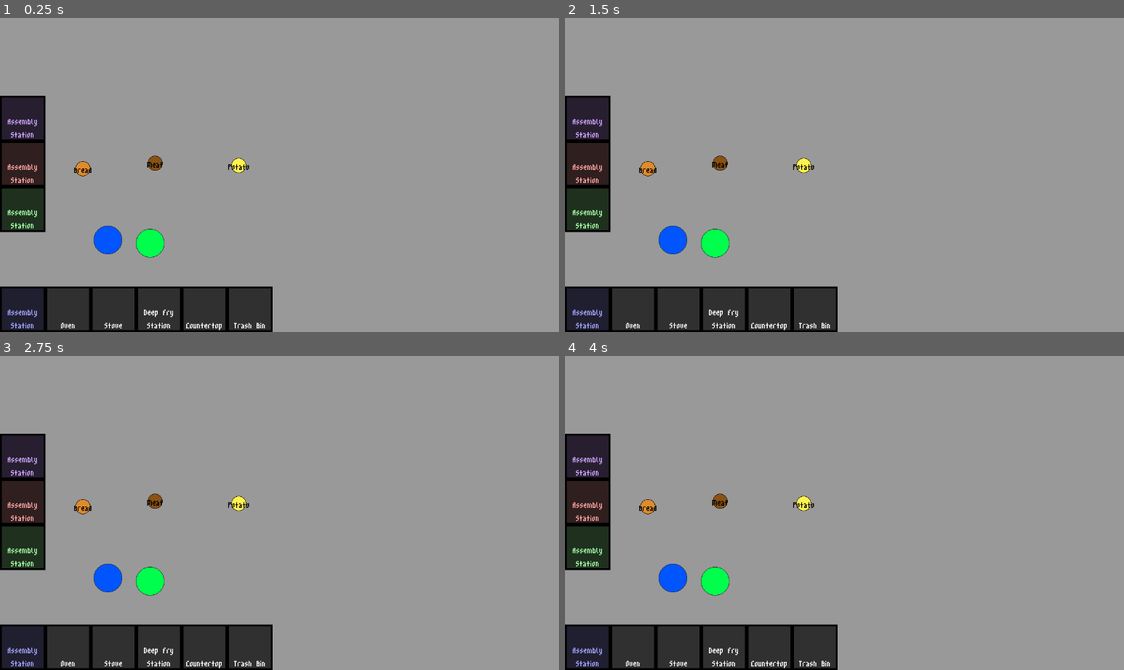
Above: before the commit, frames 1-4 (two rows, left to right).
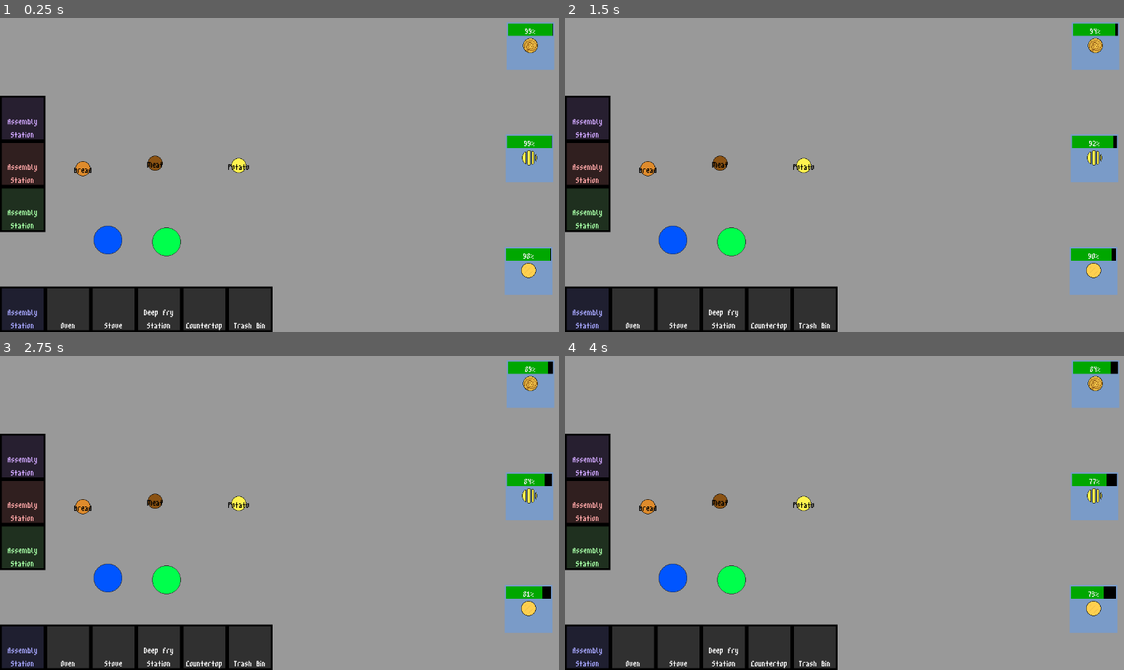
Above: after the commit, the same moments.

Repository: IronStrikerX/COGS-game
Game: Godot game, scene res://Game/game.tscn
Two runs of this game, one before a commit and one after it. Both use one fixed random seed, a clock stepped at 60 frames per second and the inputs below.
Inputs (mouse positions are in pixels of both pictures, inside the frame that each line leads up to):
- Up to frame 1 (0.25 s): no input
- Up to frame 2 (1.5 s): move the mouse to (671, 240) at 0.52 s; tap Enter at 1.25 s; move the mouse to (715, 244) at 1.27 s
- Up to frame 3 (2.75 s): tap Space at 2 s; move the mouse to (346, 434) at 2.02 s
- Up to frame 4 (4 s): tap Enter at 2.75 s; move the mouse to (827, 572) at 2.77 s; tap Space at 3.5 s; move the mouse to (1028, 556) at 3.52 s

The runs differ from the first frame. In frame 1, 4.4% of the frame differs, in the area x 24-100%, y 1-89%; in frame 2, 4.4%; in frame 3, 4.4%; in frame 4, 4.4%.

Commit message:
Customer

Diff:
--- a/CookingSystem/Recipes/Cookable/hamburger.tres
+++ b/CookingSystem/Recipes/Cookable/hamburger.tres
@@ -1,10 +1,10 @@
 [gd_resource type="Resource" script_class="CookingRecipe" load_steps=6 format=3 uid="uid://ddmmobr1h2wum"]
 
 [ext_resource type="Resource" uid="uid://mu1cxr2d4g84" path="res://Food/hamburger.tres" id="1_fjroc"]
-[ext_resource type="Script" uid="uid://ciwpxgba3x5hb" path="res://CookingSystem/CustomResource/FoodResource.gd" id="2_78qx4"]
+[ext_resource type="Script" uid="uid://ciwpxgba3x5hb" path="res://CustomResource/FoodResource.gd" id="2_78qx4"]
 [ext_resource type="Resource" uid="uid://dxgfadj0ylg2" path="res://Food/bread.tres" id="3_wpjxw"]
 [ext_resource type="Resource" uid="uid://ooncxnqobhfd" path="res://Food/cooked_meat.tres" id="4_b0nwq"]
-[ext_resource type="Script" uid="uid://h3ab05hfir7h" path="res://CookingSystem/CustomResource/CookingRecipe.gd" id="5_8q1we"]
+[ext_resource type="Script" uid="uid://h3ab05hfir7h" path="res://CustomResource/CookingRecipe.gd" id="5_8q1we"]
 
 [resource]
 script = ExtResource("5_8q1we")
--- a/CookingSystem/Recipes/Cookable/happy_meal.tres
+++ b/CookingSystem/Recipes/Cookable/happy_meal.tres
@@ -1,8 +1,8 @@
 [gd_resource type="Resource" script_class="CookingRecipe" load_steps=6 format=3 uid="uid://8ns5am6tppsh"]
 
 [ext_resource type="Resource" uid="uid://csp28ff46qpn8" path="res://Food/happy_meal.tres" id="1_i8bg1"]
-[ext_resource type="Script" uid="uid://ciwpxgba3x5hb" path="res://CookingSystem/CustomResource/FoodResource.gd" id="1_ko44f"]
-[ext_resource type="Script" uid="uid://h3ab05hfir7h" path="res://CookingSystem/CustomResource/CookingRecipe.gd" id="2_tlndw"]
+[ext_resource type="Script" uid="uid://ciwpxgba3x5hb" path="res://CustomResource/FoodResource.gd" id="1_ko44f"]
+[ext_resource type="Script" uid="uid://h3ab05hfir7h" path="res://CustomResource/CookingRecipe.gd" id="2_tlndw"]
 [ext_resource type="Resource" uid="uid://mu1cxr2d4g84" path="res://Food/hamburger.tres" id="3_hbhdv"]
 [ext_resource type="Resource" uid="uid://cngxto3y8okea" path="res://Food/fries.tres" id="4_ucrjy"]
 
--- a/CookingSystem/Recipes/Cookable/stuffed_baked_potato.tres
+++ b/CookingSystem/Recipes/Cookable/stuffed_baked_potato.tres
@@ -1,8 +1,8 @@
 [gd_resource type="Resource" script_class="CookingRecipe" load_steps=6 format=3 uid="uid://cp02ehbtbgdid"]
 
 [ext_resource type="Resource" uid="uid://b71l101ss70ud" path="res://Food/stuff_baked_potato.tres" id="1_8y5b1"]
-[ext_resource type="Script" uid="uid://ciwpxgba3x5hb" path="res://CookingSystem/CustomResource/FoodResource.gd" id="1_homfr"]
-[ext_resource type="Script" uid="uid://h3ab05hfir7h" path="res://CookingSystem/CustomResource/CookingRecipe.gd" id="2_isspj"]
+[ext_resource type="Script" uid="uid://ciwpxgba3x5hb" path="res://CustomResource/FoodResource.gd" id="1_homfr"]
+[ext_resource type="Script" uid="uid://h3ab05hfir7h" path="res://CustomResource/CookingRecipe.gd" id="2_isspj"]
 [ext_resource type="Resource" uid="uid://bea7llhu0xsbn" path="res://Food/baked_potato.tres" id="3_aisoc"]
 [ext_resource type="Resource" uid="uid://ooncxnqobhfd" path="res://Food/cooked_meat.tres" id="4_ccx0y"]
 
--- /dev/null
+++ b/CookingSystem/Recipes/Info/AllRecipes.tres
@@ -0,0 +1,15 @@
+[gd_resource type="Resource" script_class="AllRecipes" load_steps=9 format=3 uid="uid://btnah8e5d3yet"]
+
+[ext_resource type="Script" uid="uid://h3ab05hfir7h" path="res://CustomResource/CookingRecipe.gd" id="1_cu0nt"]
+[ext_resource type="Script" uid="uid://rq6cbnou45kv" path="res://CustomResource/AllRecipes.gd" id="2_nypi1"]
+[ext_resource type="Resource" uid="uid://cysw8enlj12fi" path="res://CookingSystem/Recipes/Processed/fries.tres" id="2_s4k2v"]
+[ext_resource type="Resource" uid="uid://ddmmobr1h2wum" path="res://CookingSystem/Recipes/Cookable/hamburger.tres" id="3_lfidg"]
+[ext_resource type="Resource" uid="uid://8ns5am6tppsh" path="res://CookingSystem/Recipes/Cookable/happy_meal.tres" id="4_vi0bb"]
+[ext_resource type="Resource" uid="uid://cekmms8nmhwa6" path="res://CookingSystem/Recipes/Processed/cooked_meat.tres" id="5_tpvkg"]
+[ext_resource type="Resource" uid="uid://blee7vrhfc02u" path="res://CookingSystem/Recipes/Processed/baked_potato.tres" id="6_77y2a"]
+[ext_resource type="Resource" uid="uid://cp02ehbtbgdid" path="res://CookingSystem/Recipes/Cookable/stuffed_baked_potato.tres" id="7_xhunf"]
+
+[resource]
+script = ExtResource("2_nypi1")
+recipes = Array[ExtResource("1_cu0nt")]([ExtResource("2_s4k2v"), ExtResource("3_lfidg"), ExtResource("4_vi0bb"), ExtResource("5_tpvkg"), ExtResource("6_77y2a"), ExtResource("7_xhunf")])
+metadata/_custom_type_script = "uid://rq6cbnou45kv"
--- a/CookingSystem/Recipes/Info/ApplianceRecipes.tres
+++ b/CookingSystem/Recipes/Info/ApplianceRecipes.tres
@@ -1,9 +1,9 @@
 [gd_resource type="Resource" script_class="AllRecipes" load_steps=6 format=3 uid="uid://bj0t716heki1a"]
 
-[ext_resource type="Script" uid="uid://h3ab05hfir7h" path="res://CookingSystem/CustomResource/CookingRecipe.gd" id="1_kc4i8"]
+[ext_resource type="Script" uid="uid://h3ab05hfir7h" path="res://CustomResource/CookingRecipe.gd" id="1_kc4i8"]
 [ext_resource type="Resource" uid="uid://cekmms8nmhwa6" path="res://CookingSystem/Recipes/Processed/cooked_meat.tres" id="2_3pyar"]
 [ext_resource type="Resource" uid="uid://cysw8enlj12fi" path="res://CookingSystem/Recipes/Processed/fries.tres" id="3_3pyar"]
-[ext_resource type="Script" uid="uid://rq6cbnou45kv" path="res://CookingSystem/CustomResource/AllRecipes.gd" id="3_5vxgk"]
+[ext_resource type="Script" uid="uid://rq6cbnou45kv" path="res://CustomResource/AllRecipes.gd" id="3_5vxgk"]
 [ext_resource type="Resource" uid="uid://blee7vrhfc02u" path="res://CookingSystem/Recipes/Processed/baked_potato.tres" id="4_5vxgk"]
 
 [resource]
--- a/CookingSystem/Recipes/Info/CookableRecipes.tres
+++ b/CookingSystem/Recipes/Info/CookableRecipes.tres
@@ -1,12 +1,12 @@
 [gd_resource type="Resource" script_class="AllRecipes" load_steps=6 format=3 uid="uid://bx0qv0eh20yw2"]
 
-[ext_resource type="Script" uid="uid://h3ab05hfir7h" path="res://CookingSystem/CustomResource/CookingRecipe.gd" id="1_337q3"]
+[ext_resource type="Script" uid="uid://h3ab05hfir7h" path="res://CustomResource/CookingRecipe.gd" id="1_ysx4p"]
 [ext_resource type="Resource" uid="uid://ddmmobr1h2wum" path="res://CookingSystem/Recipes/Cookable/hamburger.tres" id="2_ysx4p"]
 [ext_resource type="Resource" uid="uid://8ns5am6tppsh" path="res://CookingSystem/Recipes/Cookable/happy_meal.tres" id="3_ps7i3"]
-[ext_resource type="Script" uid="uid://rq6cbnou45kv" path="res://CookingSystem/CustomResource/AllRecipes.gd" id="4_px30f"]
 [ext_resource type="Resource" uid="uid://cp02ehbtbgdid" path="res://CookingSystem/Recipes/Cookable/stuffed_baked_potato.tres" id="4_ysx4p"]
+[ext_resource type="Script" uid="uid://rq6cbnou45kv" path="res://CustomResource/AllRecipes.gd" id="5_ps7i3"]
 
 [resource]
-script = ExtResource("4_px30f")
-recipes = Array[ExtResource("1_337q3")]([ExtResource("2_ysx4p"), ExtResource("3_ps7i3"), ExtResource("4_ysx4p")])
+script = ExtResource("5_ps7i3")
+recipes = Array[ExtResource("1_ysx4p")]([ExtResource("2_ysx4p"), ExtResource("3_ps7i3"), ExtResource("4_ysx4p")])
 metadata/_custom_type_script = "uid://rq6cbnou45kv"
--- a/CookingSystem/Recipes/Processed/baked_potato.tres
+++ b/CookingSystem/Recipes/Processed/baked_potato.tres
@@ -1,8 +1,8 @@
 [gd_resource type="Resource" script_class="CookingRecipe" load_steps=5 format=3 uid="uid://blee7vrhfc02u"]
 
 [ext_resource type="Resource" uid="uid://bea7llhu0xsbn" path="res://Food/baked_potato.tres" id="1_ufwn3"]
-[ext_resource type="Script" uid="uid://ciwpxgba3x5hb" path="res://CookingSystem/CustomResource/FoodResource.gd" id="1_x1nr3"]
-[ext_resource type="Script" uid="uid://h3ab05hfir7h" path="res://CookingSystem/CustomResource/CookingRecipe.gd" id="2_f6atx"]
+[ext_resource type="Script" uid="uid://ciwpxgba3x5hb" path="res://CustomResource/FoodResource.gd" id="1_x1nr3"]
+[ext_resource type="Script" uid="uid://h3ab05hfir7h" path="res://CustomResource/CookingRecipe.gd" id="2_f6atx"]
 [ext_resource type="Resource" uid="uid://dxlgojlvhfb4g" path="res://Food/potato.tres" id="3_pf0pm"]
 
 [resource]
--- a/CookingSystem/Recipes/Processed/cooked_meat.tres
+++ b/CookingSystem/Recipes/Processed/cooked_meat.tres
@@ -1,9 +1,9 @@
 [gd_resource type="Resource" script_class="CookingRecipe" load_steps=5 format=3 uid="uid://cekmms8nmhwa6"]
 
 [ext_resource type="Resource" uid="uid://ooncxnqobhfd" path="res://Food/cooked_meat.tres" id="1_eg8so"]
-[ext_resource type="Script" uid="uid://ciwpxgba3x5hb" path="res://CookingSystem/CustomResource/FoodResource.gd" id="2_22vl7"]
+[ext_resource type="Script" uid="uid://ciwpxgba3x5hb" path="res://CustomResource/FoodResource.gd" id="2_22vl7"]
 [ext_resource type="Resource" uid="uid://buwro5ha60tso" path="res://Food/meat.tres" id="3_632dx"]
-[ext_resource type="Script" uid="uid://h3ab05hfir7h" path="res://CookingSystem/CustomResource/CookingRecipe.gd" id="4_6mpry"]
+[ext_resource type="Script" uid="uid://h3ab05hfir7h" path="res://CustomResource/CookingRecipe.gd" id="4_6mpry"]
 
 [resource]
 script = ExtResource("4_6mpry")
--- a/CookingSystem/Recipes/Processed/fries.tres
+++ b/CookingSystem/Recipes/Processed/fries.tres
@@ -1,8 +1,8 @@
 [gd_resource type="Resource" script_class="CookingRecipe" load_steps=5 format=3 uid="uid://cysw8enlj12fi"]
 
 [ext_resource type="Resource" uid="uid://cngxto3y8okea" path="res://Food/fries.tres" id="1_1qd6e"]
-[ext_resource type="Script" uid="uid://ciwpxgba3x5hb" path="res://CookingSystem/CustomResource/FoodResource.gd" id="1_u3olv"]
-[ext_resource type="Script" uid="uid://h3ab05hfir7h" path="res://CookingSystem/CustomResource/CookingRecipe.gd" id="2_71yb6"]
+[ext_resource type="Script" uid="uid://ciwpxgba3x5hb" path="res://CustomResource/FoodResource.gd" id="1_u3olv"]
+[ext_resource type="Script" uid="uid://h3ab05hfir7h" path="res://CustomResource/CookingRecipe.gd" id="2_71yb6"]
 [ext_resource type="Resource" uid="uid://dxlgojlvhfb4g" path="res://Food/potato.tres" id="3_dufc2"]
 
 [resource]
--- /dev/null
+++ b/CustomResource/CustomerDemands.gd
@@ -0,0 +1,4 @@
+class_name CustomerDemands
+extends Resource
+
+@export var meals: Array[FoodResource]
--- /dev/null
+++ b/Customer/Customer.tscn
@@ -0,0 +1,50 @@
+[gd_scene load_steps=7 format=3 uid="uid://brk4vavxf2gem"]
+
+[ext_resource type="Script" uid="uid://ut6ap4u8fhnj" path="res://Customer/customer.gd" id="1_nlwrn"]
+[ext_resource type="FontFile" uid="uid://j1ikdqqghm6c" path="res://assets/m3x6.ttf" id="2_47pxv"]
+
+[sub_resource type="StyleBoxFlat" id="StyleBoxFlat_2sbmf"]
+bg_color = Color(0.479694, 0.6092363, 0.7854069, 1)
+
+[sub_resource type="StyleBoxFlat" id="StyleBoxFlat_k6pke"]
+bg_color = Color(0, 0, 0, 1)
+
+[sub_resource type="StyleBoxFlat" id="StyleBoxFlat_ms251"]
+bg_color = Color(1.5161187e-06, 0.6532019, 5.7756904e-07, 1)
+
+[sub_resource type="RectangleShape2D" id="RectangleShape2D_nlwrn"]
+size = Vector2(99, 99)
+
+[node name="Area2D" type="Area2D"]
+script = ExtResource("1_nlwrn")
+
+[node name="Panel" type="Panel" parent="."]
+offset_left = -3.0
+offset_top = -3.0
+offset_right = 102.0
+offset_bottom = 102.0
+size_flags_horizontal = 4
+theme_override_styles/panel = SubResource("StyleBoxFlat_2sbmf")
+
+[node name="ProgressBar" type="ProgressBar" parent="Panel"]
+layout_mode = 1
+anchors_preset = 10
+anchor_right = 1.0
+offset_left = 3.0
+offset_top = 3.0
+offset_right = -3.0
+offset_bottom = 30.0
+grow_horizontal = 2
+theme_override_fonts/font = ExtResource("2_47pxv")
+theme_override_font_sizes/font_size = 32
+theme_override_styles/background = SubResource("StyleBoxFlat_k6pke")
+theme_override_styles/fill = SubResource("StyleBoxFlat_ms251")
+max_value = 1.0
+value = 1.0
+
+[node name="CollisionShape2D" type="CollisionShape2D" parent="."]
+position = Vector2(49.5, 49.5)
+shape = SubResource("RectangleShape2D_nlwrn")
+
+[node name="FoodDesired" type="Sprite2D" parent="."]
+position = Vector2(50, 49)
--- /dev/null
+++ b/Customer/customer.gd
@@ -0,0 +1,70 @@
+extends Area2D
+
+@export var possible_demands: CustomerDemands
+@export var all_recipes: AllRecipes
+
+@onready var food_desired: Sprite2D = $FoodDesired
+@onready var panel: Panel = $Panel
+@onready var progress_bar: ProgressBar = $Panel/ProgressBar
+
+var required_food: FoodResource
+
+var is_waiting: bool = false
+var wait_timer: float
+var patience: float
+var num_recursion: int
+
+func _ready() -> void:
+	add_to_group("customer")
+	new_demand()
+
+func receive_food(recieved_food: FoodResource) -> bool:
+	if recieved_food == required_food:
+		new_demand()
+		return true
+	return false
+
+func new_demand():
+	required_food = possible_demands.meals.pick_random()
+	food_desired.texture = required_food.texture
+	num_recursion = 0
+	patience = get_total_cook_time(required_food) + (randf_range(2, 4) * 4 * (log(num_recursion) + 1))
+	start_processing()
+
+func set_highlight(x: bool):
+	panel.modulate = Color(0.521, 0.533, 0.521, 1.0) if x else Color(1.0, 1.0, 1.0, 1.0)
+
+func _process(delta: float) -> void:
+	if is_waiting:
+		wait_timer -= delta
+		progress_bar.value = wait_timer / patience
+
+		if wait_timer <= 0:
+			complete_processing()
+
+func start_processing():
+	is_waiting = true
+	wait_timer = patience
+	progress_bar.visible = true
+	progress_bar.value = 1
+
+func complete_processing():
+	is_waiting = false
+	progress_bar.visible = false
+	new_demand()
+
+# find the total amount of time it would take to prepare the meal using recursion
+func get_total_cook_time(food: FoodResource) -> float:
+	# trying to find a recipe for this food
+	for recipe in all_recipes.recipes:
+		if recipe.item == food:
+			var total_time := recipe.time_required
+
+			# For each ingredient recursively get its time
+			for ingredient in recipe.requirement:
+				total_time += get_total_cook_time(ingredient)
+
+			num_recursion += 1
+			return total_time
+	# can't find any recipe meaning this is a base food (Potato, Buns, Meat)
+	return 0
--- /dev/null
+++ b/Customer/customer_demands.tres
@@ -0,0 +1,17 @@
+[gd_resource type="Resource" script_class="CustomerDemands" load_steps=11 format=3 uid="uid://ddlkxipeeb5wj"]
+
+[ext_resource type="Script" uid="uid://ciwpxgba3x5hb" path="res://CustomResource/FoodResource.gd" id="1_28jpx"]
+[ext_resource type="Script" uid="uid://bvga250fvjjqx" path="res://CustomResource/CustomerDemands.gd" id="2_8q07v"]
+[ext_resource type="Resource" uid="uid://dxgfadj0ylg2" path="res://Food/bread.tres" id="2_dyosg"]
+[ext_resource type="Resource" uid="uid://cngxto3y8okea" path="res://Food/fries.tres" id="3_wq3it"]
+[ext_resource type="Resource" uid="uid://mu1cxr2d4g84" path="res://Food/hamburger.tres" id="4_52v2e"]
+[ext_resource type="Resource" uid="uid://dxlgojlvhfb4g" path="res://Food/potato.tres" id="4_wq3it"]
+[ext_resource type="Resource" uid="uid://csp28ff46qpn8" path="res://Food/happy_meal.tres" id="5_bug72"]
+[ext_resource type="Resource" uid="uid://ooncxnqobhfd" path="res://Food/cooked_meat.tres" id="6_kri8f"]
+[ext_resource type="Resource" uid="uid://bea7llhu0xsbn" path="res://Food/baked_potato.tres" id="7_k56ix"]
+[ext_resource type="Resource" uid="uid://b71l101ss70ud" path="res://Food/stuff_baked_potato.tres" id="8_2tesw"]
+
+[resource]
+script = ExtResource("2_8q07v")
+meals = Array[ExtResource("1_28jpx")]([ExtResource("2_dyosg"), ExtResource("3_wq3it"), ExtResource("4_wq3it"), ExtResource("4_52v2e"), ExtResource("5_bug72"), ExtResource("6_kri8f"), ExtResource("7_k56ix"), ExtResource("8_2tesw")])
+metadata/_custom_type_script = "uid://bvga250fvjjqx"
--- a/Food/baked_potato.tres
+++ b/Food/baked_potato.tres
@@ -1,6 +1,6 @@
 [gd_resource type="Resource" script_class="FoodResource" load_steps=3 format=3 uid="uid://bea7llhu0xsbn"]
 
-[ext_resource type="Script" uid="uid://ciwpxgba3x5hb" path="res://CookingSystem/CustomResource/FoodResource.gd" id="1_m3aoe"]
+[ext_resource type="Script" uid="uid://ciwpxgba3x5hb" path="res://CustomResource/FoodResource.gd" id="1_m3aoe"]
 [ext_resource type="Texture2D" uid="uid://b70wujaknbby1" path="res://assets/baked_potato.png" id="2_m3aoe"]
 
 [resource]
--- a/Food/bread.tres
+++ b/Food/bread.tres
@@ -1,6 +1,6 @@
 [gd_resource type="Resource" script_class="FoodResource" load_steps=3 format=3 uid="uid://dxgfadj0ylg2"]
 
-[ext_resource type="Script" uid="uid://ciwpxgba3x5hb" path="res://CookingSystem/CustomResource/FoodResource.gd" id="1_w7yq4"]
+[ext_resource type="Script" uid="uid://ciwpxgba3x5hb" path="res://CustomResource/FoodResource.gd" id="1_w7yq4"]
 [ext_resource type="Texture2D" uid="uid://ctgd36arv1ifn" path="res://assets/bread.png" id="2_0e48n"]
 
 [resource]
--- a/Food/cooked_meat.tres
+++ b/Food/cooked_meat.tres
@@ -1,6 +1,6 @@
 [gd_resource type="Resource" script_class="FoodResource" load_steps=3 format=3 uid="uid://ooncxnqobhfd"]
 
-[ext_resource type="Script" uid="uid://ciwpxgba3x5hb" path="res://CookingSystem/CustomResource/FoodResource.gd" id="1_1vivp"]
+[ext_resource type="Script" uid="uid://ciwpxgba3x5hb" path="res://CustomResource/FoodResource.gd" id="1_1vivp"]
 [ext_resource type="Texture2D" uid="uid://ctvowrhy26oo8" path="res://assets/cooked_meat.png" id="2_1vivp"]
 
 [resource]
--- a/Food/fries.tres
+++ b/Food/fries.tres
@@ -1,6 +1,6 @@
 [gd_resource type="Resource" script_class="FoodResource" load_steps=3 format=3 uid="uid://cngxto3y8okea"]
 
-[ext_resource type="Script" uid="uid://ciwpxgba3x5hb" path="res://CookingSystem/CustomResource/FoodResource.gd" id="1_og33x"]
+[ext_resource type="Script" uid="uid://ciwpxgba3x5hb" path="res://CustomResource/FoodResource.gd" id="1_og33x"]
 [ext_resource type="Texture2D" uid="uid://jsgvmrl2dy2" path="res://assets/fries.png" id="2_cojfs"]
 
 [resource]
--- a/Food/hamburger.tres
+++ b/Food/hamburger.tres
@@ -1,6 +1,6 @@
 [gd_resource type="Resource" script_class="FoodResource" load_steps=3 format=3 uid="uid://mu1cxr2d4g84"]
 
-[ext_resource type="Script" uid="uid://ciwpxgba3x5hb" path="res://CookingSystem/CustomResource/FoodResource.gd" id="1_74du7"]
+[ext_resource type="Script" uid="uid://ciwpxgba3x5hb" path="res://CustomResource/FoodResource.gd" id="1_74du7"]
 [ext_resource type="Texture2D" uid="uid://co53wmvlqg0od" path="res://assets/hamburger.png" id="2_gwfc1"]
 
 [resource]
--- a/Food/happy_meal.tres
+++ b/Food/happy_meal.tres
@@ -1,6 +1,6 @@
 [gd_resource type="Resource" script_class="FoodResource" load_steps=3 format=3 uid="uid://csp28ff46qpn8"]
 
-[ext_resource type="Script" uid="uid://ciwpxgba3x5hb" path="res://CookingSystem/CustomResource/FoodResource.gd" id="1_6y21y"]
+[ext_resource type="Script" uid="uid://ciwpxgba3x5hb" path="res://CustomResource/FoodResource.gd" id="1_6y21y"]
 [ext_resource type="Texture2D" uid="uid://b1qcblp8alfu" path="res://assets/happy_meal.png" id="2_q6sfo"]
 
 [resource]
--- a/Food/meat.tres
+++ b/Food/meat.tres
@@ -1,6 +1,6 @@
 [gd_resource type="Resource" script_class="FoodResource" load_steps=3 format=3 uid="uid://buwro5ha60tso"]
 
-[ext_resource type="Script" uid="uid://ciwpxgba3x5hb" path="res://CookingSystem/CustomResource/FoodResource.gd" id="1_x4d8b"]
+[ext_resource type="Script" uid="uid://ciwpxgba3x5hb" path="res://CustomResource/FoodResource.gd" id="1_x4d8b"]
 [ext_resource type="Texture2D" uid="uid://bnofx80chrqxa" path="res://assets/meat.png" id="2_uvw64"]
 
 [resource]
--- a/Food/potato.tres
+++ b/Food/potato.tres
@@ -1,6 +1,6 @@
 [gd_resource type="Resource" script_class="FoodResource" load_steps=3 format=3 uid="uid://dxlgojlvhfb4g"]
 
-[ext_resource type="Script" uid="uid://ciwpxgba3x5hb" path="res://CookingSystem/CustomResource/FoodResource.gd" id="1_wdyhi"]
+[ext_resource type="Script" uid="uid://ciwpxgba3x5hb" path="res://CustomResource/FoodResource.gd" id="1_wdyhi"]
 [ext_resource type="Texture2D" uid="uid://dirjhctavoly7" path="res://assets/potato.png" id="2_vuqyw"]
 
 [resource]
--- a/Food/stuff_baked_potato.tres
+++ b/Food/stuff_baked_potato.tres
@@ -1,6 +1,6 @@
 [gd_resource type="Resource" script_class="FoodResource" load_steps=3 format=3 uid="uid://b71l101ss70ud"]
 
-[ext_resource type="Script" uid="uid://ciwpxgba3x5hb" path="res://CookingSystem/CustomResource/FoodResource.gd" id="1_nm00l"]
+[ext_resource type="Script" uid="uid://ciwpxgba3x5hb" path="res://CustomResource/FoodResource.gd" id="1_nm00l"]
 [ext_resource type="Texture2D" uid="uid://0s1mx64kg0q" path="res://assets/stuffed_baked_potato.png" id="2_3lnl5"]
 
 [resource]
--- a/Game/character_body_2d.gd
+++ b/Game/character_body_2d.gd
@@ -10,6 +10,7 @@
 var object: Area2D = null
 var nearby_appliances: Array[StaticBody2D] = []
 var current_appliance: StaticBody2D = null
+var current_customer: Area2D = null
 
 var selected_food: FoodResource = null
 
@@ -30,7 +31,7 @@
 	velocity = mov.normalized() * SPEED
 	move_and_slide()
 	if Input.is_action_just_pressed("debug"):
-		print(nearby_appliances, " ", current_appliance)
+		print(current_customer)
 
 	if Input.is_action_just_pressed(prefix + "action"):
 		# Pick up food
@@ -57,6 +58,12 @@
 					selected_food_sprite.texture = selected_food.texture
 					print("Picked up ", received.name, "from ", current_appliance.appliance_type)
 
+		elif selected_food and current_customer:
+			if current_customer.has_method("receive_food"):
+				if current_customer.receive_food(selected_food):
+					selected_food = null
+					selected_food_sprite.texture = null
+
 func _on_area_2d_area_entered(area: Area2D) -> void:
 	if area.get_parent().is_in_group("food"):
 		object = area
@@ -65,6 +72,10 @@
 		nearby_appliances.append(area.get_parent())
 		update_current_appliance()
 
+	elif area.is_in_group("customer"):
+		current_customer = area
+		current_customer.set_highlight(true)
+
 func _on_area_2d_area_exited(area: Area2D) -> void:
 	if area == object:
 		object = null
@@ -72,6 +83,11 @@
 	if area.get_parent().is_in_group("appliance"):
 			nearby_appliances.erase(area.get_parent())
 			update_current_appliance()
+
+	if area.is_in_group("customer"):
+		current_customer.set_highlight(false)
+		current_customer = null
+
 
 func update_current_appliance() -> void:
 	var closest: StaticBody2D = null
--- a/Game/game.tscn
+++ b/Game/game.tscn
@@ -6,6 +6,9 @@
 [ext_resource type="Resource" uid="uid://dxlgojlvhfb4g" path="res://Food/potato.tres" id="4_kul4i"]
 [ext_resource type="PackedScene" uid="uid://brrm84npst7bp" path="res://CookingSystem/Appliances.tscn" id="5_7gi1t"]
 [ext_resource type="PackedScene" uid="uid://lmdupea46mc5" path="res://Game/character.tscn" id="6_fsxsm"]
+[ext_resource type="PackedScene" uid="uid://brk4vavxf2gem" path="res://Customer/Customer.tscn" id="7_oomkl"]
+[ext_resource type="Resource" uid="uid://ddlkxipeeb5wj" path="res://Customer/customer_demands.tres" id="8_buohc"]
+[ext_resource type="Resource" uid="uid://btnah8e5d3yet" path="res://CookingSystem/Recipes/Info/AllRecipes.tres" id="9_kul4i"]
 
 [sub_resource type="StyleBoxFlat" id="StyleBoxFlat_e2o6t"]
 
@@ -74,9 +77,26 @@
 [node name="Characters" type="Node2D" parent="."]
 
 [node name="CharacterBody2D" parent="Characters" instance=ExtResource("6_fsxsm")]
+z_index = 1
 position = Vector2(237, 518)
 player_id = 1
 
 [node name="CharacterBody2D2" parent="Characters" instance=ExtResource("6_fsxsm")]
-position = Vector2(330, 525)
+z_index = 1
+position = Vector2(366, 522)
 player_id = 2
+
+[node name="Customer" parent="." instance=ExtResource("7_oomkl")]
+position = Vector2(1118, 41)
+possible_demands = ExtResource("8_buohc")
+all_recipes = ExtResource("9_kul4i")
+
+[node name="Customer2" parent="." instance=ExtResource("7_oomkl")]
+position = Vector2(1116, 288)
+possible_demands = ExtResource("8_buohc")
+all_recipes = ExtResource("9_kul4i")
+
+[node name="Customer3" parent="." instance=ExtResource("7_oomkl")]
+position = Vector2(1114, 536)
+possible_demands = ExtResource("8_buohc")
+all_recipes = ExtResource("9_kul4i")
--- a/project.godot
+++ b/project.godot
@@ -29,6 +29,7 @@
 
 food=""
 appliance=""
+customer=""
 
 [input]
 
Renamed: CookingSystem/CustomResource/AllRecipes.gd -> CustomResource/AllRecipes.gd
Renamed: CookingSystem/CustomResource/AllRecipes.gd.uid -> CustomResource/AllRecipes.gd.uid
Renamed: CookingSystem/CustomResource/CookingRecipe.gd -> CustomResource/CookingRecipe.gd
Renamed: CookingSystem/CustomResource/CookingRecipe.gd.uid -> CustomResource/CookingRecipe.gd.uid
Not shown, added: CustomResource/CustomerDemands.gd.uid
Renamed: CookingSystem/CustomResource/FoodResource.gd -> CustomResource/FoodResource.gd
Renamed: CookingSystem/CustomResource/FoodResource.gd.uid -> CustomResource/FoodResource.gd.uid
Not shown, added: Customer/customer.gd.uid
Not shown: 1 places in Game/game.tscn that only renumber resources
